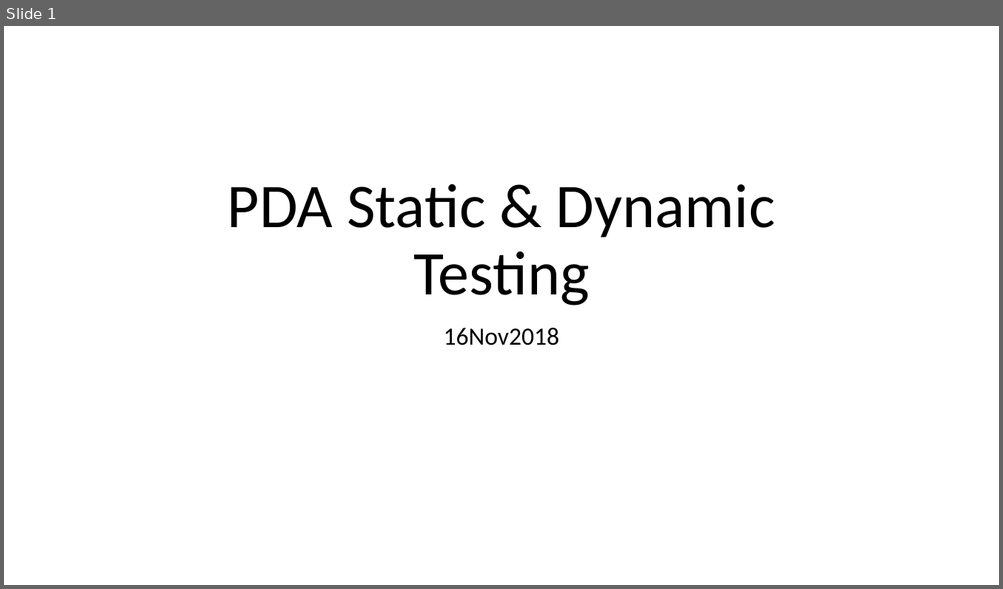
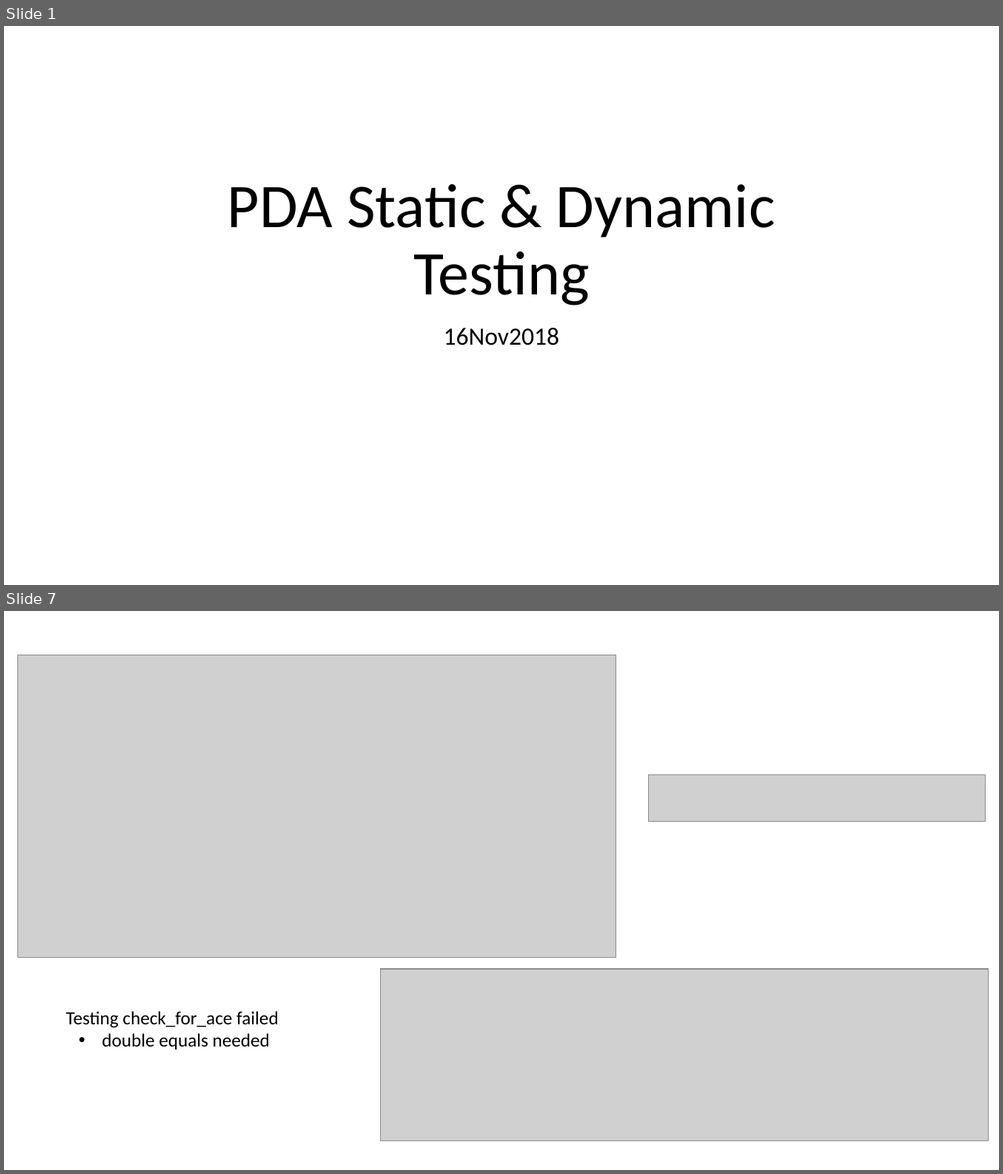
Before and after one commit to catf62/catriona_ford_PDA, a slide deck: catriona_ford_PDA/Static_and_Dynaic_Testing.pptx. Shown one above the other, each under a label of ours: slide 1 before the commit, slides 1 and 7 after it; the slides between them are not shown. The pictures are 1003x589 and 1003x1174 pixels, drawn with LibreOffice and Linux fonts; fonts in the diff are those of the drawing; grey boxes stand for pictures. Boxes give left, top, right and bottom in pixels: in the first picture for what was removed or moved away, otherwise in the second. Text is boxed around its words. In the diff, an @@ line names an element or a change of style, - is before the commit and + after.

Commit message:
testing exercise complete

```diff
--- a/catriona_ford_PDA/Static_and_Dynaic_Testing.pptx
+++ b/catriona_ford_PDA/Static_and_Dynaic_Testing.pptx
@@ slide 7 added at (x1=4, y1=611, x2=999, y2=1170), background #FFFFFF @@
@@ picture added at (x1=17, y1=655, x2=615, y2=958) @@
@@ picture added at (x1=649, y1=775, x2=985, y2=821) @@
@@ picture added at (x1=381, y1=969, x2=988, y2=1142) @@
@@ text added at (x1=66, y1=1011, x2=279, y2=1050), 18 pt, text #000000 @@
+Testing check_for_ace failed
+• double equals needed
```
Also in this commit, not shown: 7 other slides added, 10 other files.
